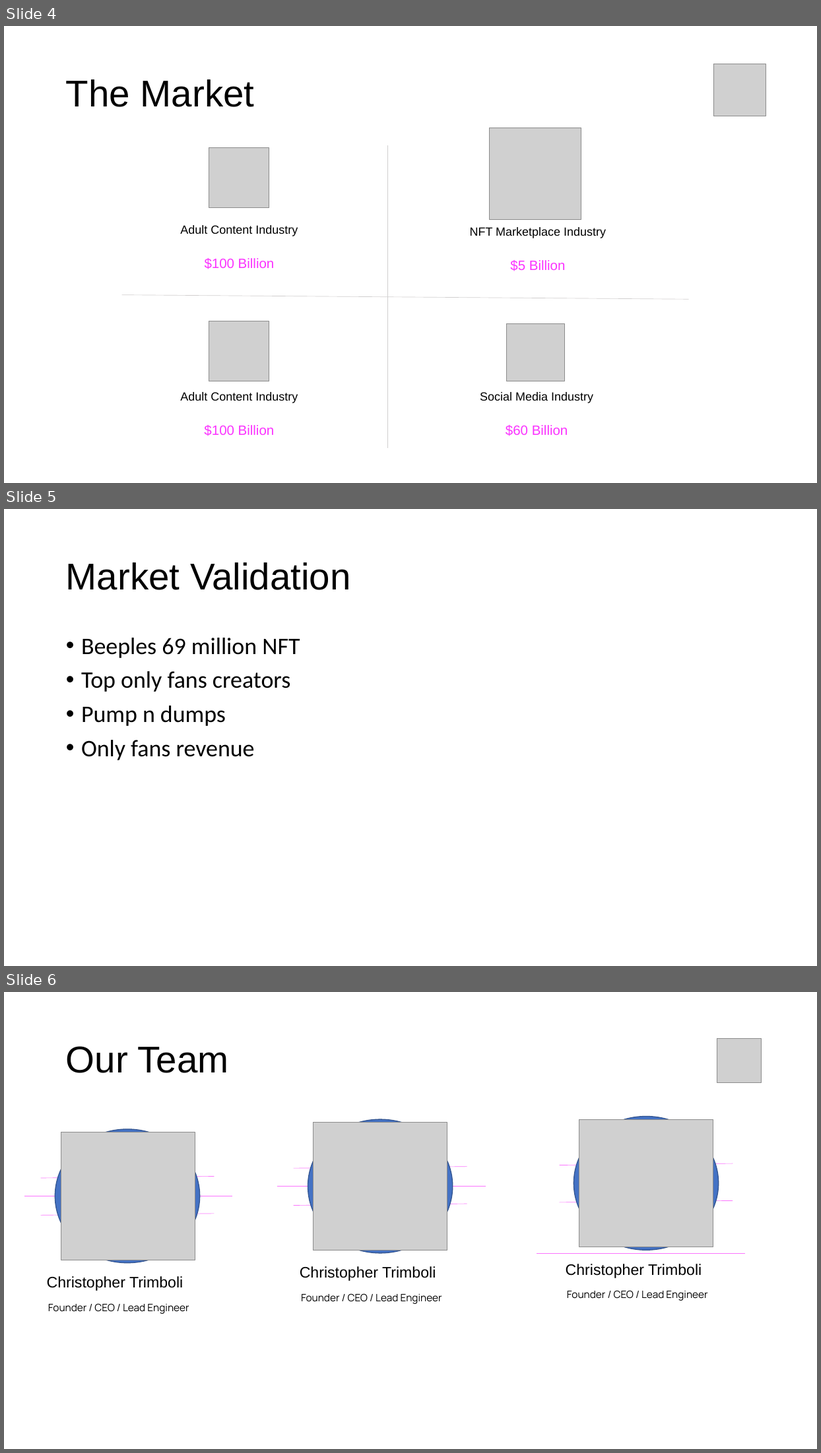
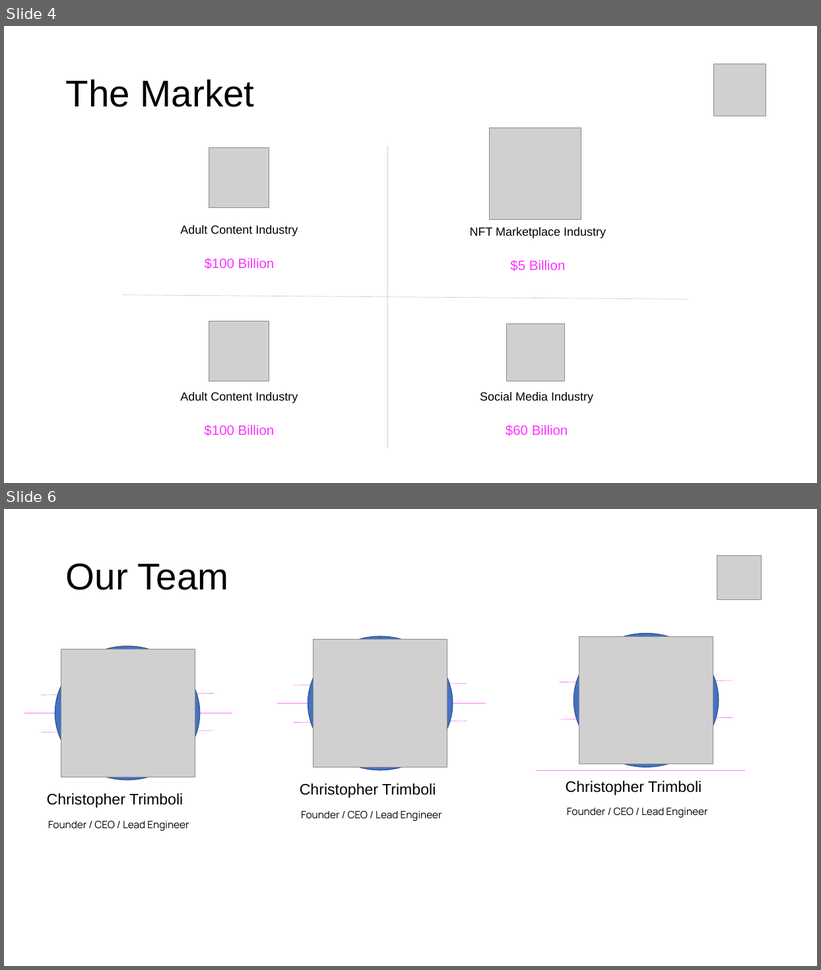
Before and after one commit to own-me/nude-pitch, a slide deck: own-me-pitch.pptx. Shown one above the other, each under a label of ours: slides 4, 5 and 6 before the commit, slides 4 and 6 after it; the slides between them are not shown. The pictures are 821x1453 and 821x970 pixels, drawn with LibreOffice and Linux fonts; fonts in the diff are those of the drawing; grey boxes stand for pictures. Boxes give left, top, right and bottom in pixels: in the first picture for what was removed or moved away, otherwise in the second. Text is boxed around its words. In the diff, an @@ line names an element or a change of style, - is before the commit and + after.

Commit message:
market validation slide

```diff
--- a/own-me-pitch.pptx
+++ b/own-me-pitch.pptx
@@ slide 5 removed at (x1=4, y1=509, x2=817, y2=966), background #FFFFFF @@
@@ title removed at (x1=66, y1=562, x2=351, y2=590) @@
-Market Validation
@@ text removed at (x1=81, y1=638, x2=300, y2=760) @@
-• Beeples 69 million NFT
-• Top only fans creators
-• Pump n dumps
-• Only fans revenue
```
Also in this commit, not shown: 1 slide changed, 2 slides added.
